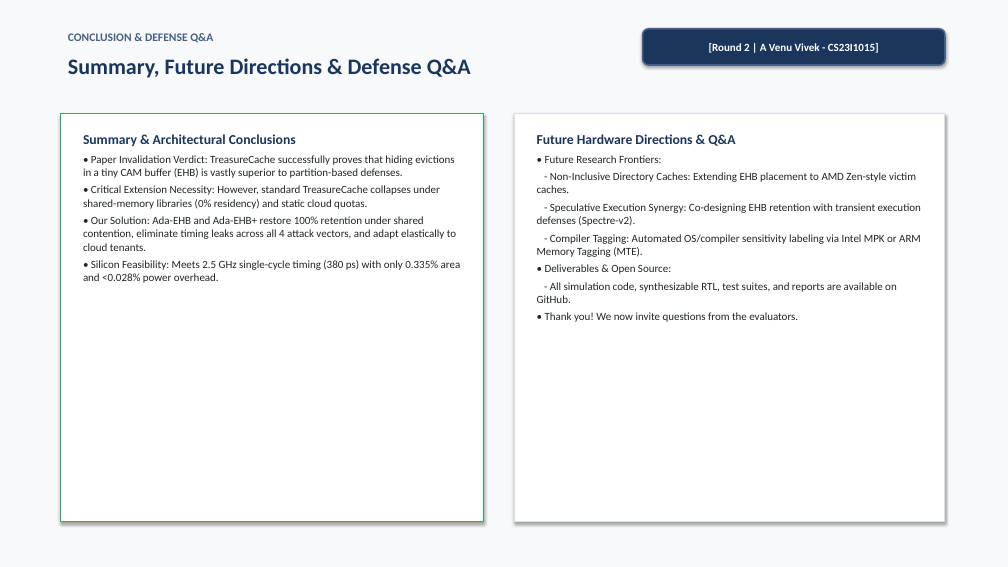
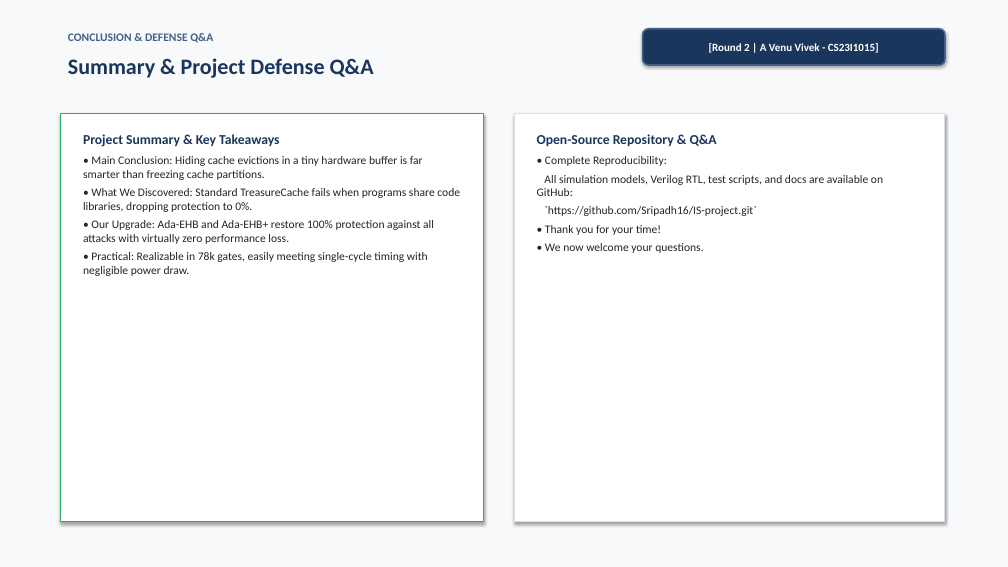
Before and after one commit to Sripadh16/IS-project, a slide deck: slide 20 of TreasureCache_Presentation.pptx. Drawn at 1008x567 pixels with LibreOffice and Linux fonts; fonts in the diff are those of the drawing. Boxes give left, top, right and bottom in pixels: in the first picture for what was removed or moved away, otherwise in the second. Text is boxed around its words. In the diff, an @@ line names an element or a change of style, - is before the commit and + after.

Commit message:
Streamline presentation script and slides into concise plain-English format without losing context

```diff
--- a/TreasureCache_Presentation.pptx
+++ b/TreasureCache_Presentation.pptx
@@ text at (68,58,374,78): text changed @@
-Summary, Future Directions & Defense Q&A
+Summary & Project Defense Q&A
@@ text at (83,134,460,276): text changed; size 10.5 to 11 pt @@
-Summary & Architectural Conclusions
-• Paper Invalidation Verdict: TreasureCache successfully proves that hiding evictions in a tiny CAM buffer (EHB) is vastly superior to partition-based defenses.
-• Critical Extension Necessity: However, standard TreasureCache collapses under shared-memory libraries (0% residency) and static cloud quotas.
-• Our Solution: Ada-EHB and Ada-EHB+ restore 100% retention under shared contention, eliminate timing leaks across all 4 attack vectors, and adapt elastically to cloud tenants.
-• Silicon Feasibility: Meets 2.5 GHz single-cycle timing (380 ps) with only 0.335% area and <0.028% power overhead.
+Project Summary & Key Takeaways
+• Main Conclusion: Hiding cache evictions in a tiny hardware buffer is far smarter than freezing cache partitions.
+• What We Discovered: Standard TreasureCache fails when programs share code libraries, dropping protection to 0%.
+• Our Upgrade: Ada-EHB and Ada-EHB+ restore 100% protection against all attacks with virtually zero performance loss.
+• Practical: Realizable in 78k gates, easily meeting single-cycle timing with negligible power draw.
@@ text at (537,134,883,253): text changed; size 10.5 to 11 pt @@
-Future Hardware Directions & Q&A
-• Future Research Frontiers:
-- Non-Inclusive Directory Caches: Extending EHB placement to AMD Zen-style victim caches.
-- Speculative Execution Synergy: Co-designing EHB retention with transient execution defenses (Spectre-v2).
-- Compiler Tagging: Automated OS/compiler sensitivity labeling via Intel MPK or ARM Memory Tagging (MTE).
-• Deliverables & Open Source:
-- All simulation code, synthesizable RTL, test suites, and reports are available on GitHub.
-• Thank you! We now invite questions from the evaluators.
+Open-Source Repository & Q&A
+• Complete Reproducibility:
+All simulation models, Verilog RTL, test scripts, and docs are available on GitHub:
+`https://github.com/Sripadh16/IS-project.git`
+• Thank you for your time!
+• We now welcome your questions.
```
Also in this commit, not shown: 19 other slides changed, 5 other files.
